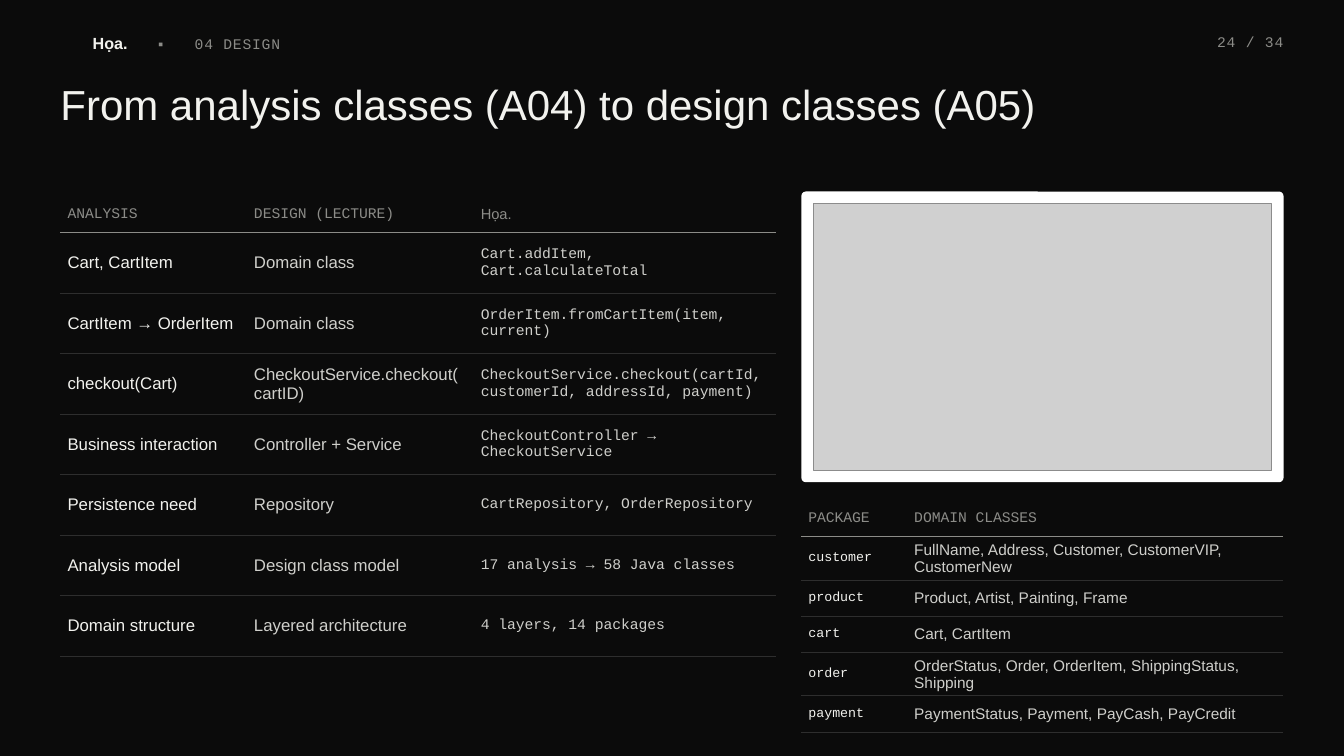
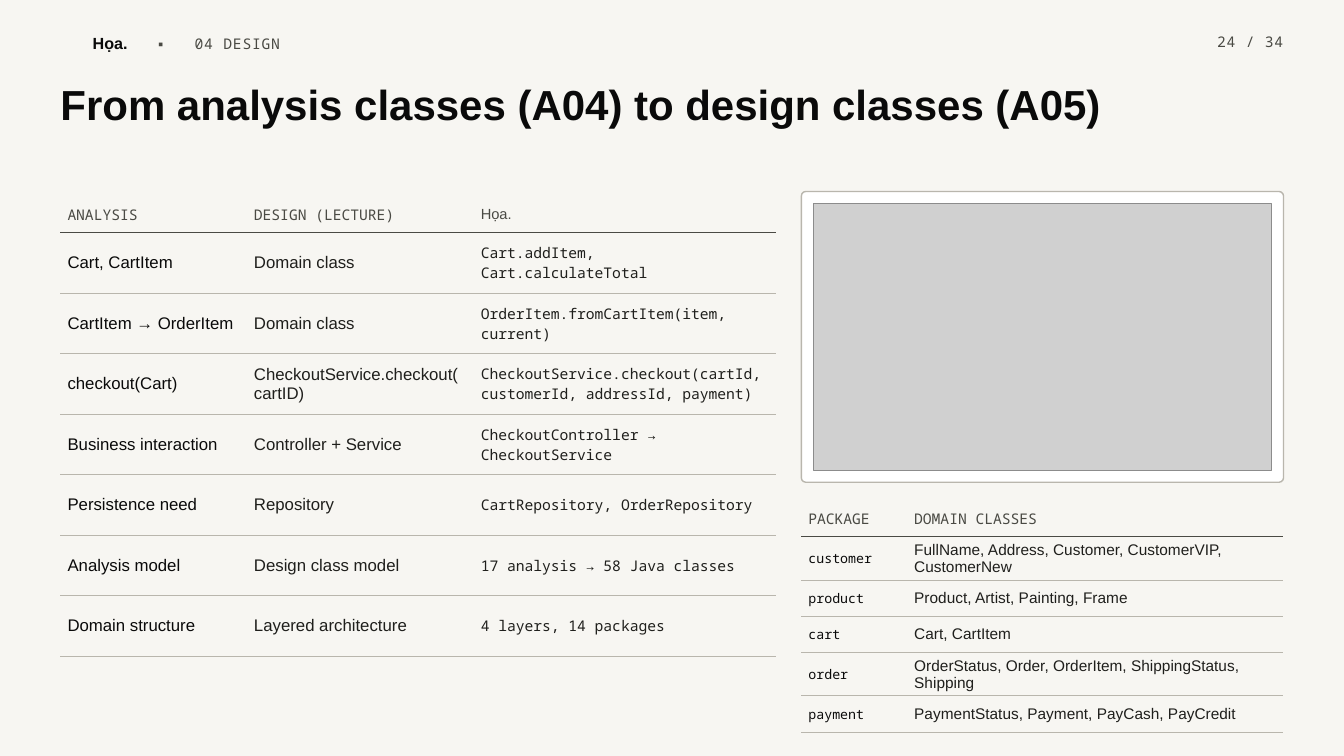
Before and after one commit to scalliontor/Hoa, a slide deck: slide 24 of slides/thuyettrinh_Hoa.pptx. Drawn at 1344x756 pixels with LibreOffice and Linux fonts; fonts in the diff are those of the drawing; grey boxes stand for pictures; background and template pictures are left out. Boxes give left, top, right and bottom in pixels: in the first picture for what was removed or moved away, otherwise in the second. Text is boxed around its words. In the diff, an @@ line names an element or a change of style, - is before the commit and + after.

```diff
--- a/slides/thuyettrinh_Hoa.pptx
+++ b/slides/thuyettrinh_Hoa.pptx
@@ background #0B0B0B to #F7F6F2 @@
@@ text "Họa. ▪ 04 DESIGN" at [93, 38, 280, 52]: font Courier New to Noto Sans Mono, text colour #8C8C88 to #4A4A44 in "▪ 04 DESIGN"; text colour #F2F2EE to #0A0A0A in "Họa." @@
@@ text "24 / 34" at [1217, 36, 1283, 47]: font Courier New to Noto Sans Mono, text colour #8C8C88 to #4A4A44 @@
@@ text "From analysis classes (A04) to ..." at [60, 89, 1100, 129]: text colour #F2F2EE to #0A0A0A, bold on @@
@@ table at [60, 197, 776, 656] @@
@@ font Courier New to Noto Sans Mono in "ANALYSIS", "DESIGN (LECTURE)", "Cart.addItem, Cart.calculateTotal", "OrderItem.fromCartItem(item, current)" and 5 more places @@
@@ text colour #8C8C88 to #4A4A44 in "ANALYSIS", "DESIGN (LECTURE)", "Họa." @@
@@ text colour #F2F2EE to #0A0A0A in "Cart, CartItem", "CartItem → OrderItem", "checkout(Cart)", "Business interaction" and 3 more places @@
@@ text colour #CFCFCB to #1F1F1C in "Domain class", "Cart.addItem, Cart.calculateTotal", "Domain class", "OrderItem.fromCartItem(item, current)" and 10 more places @@
@@ borders changed @@
@@ rounded rectangle at [802, 192, 1284, 482]: outline none to #B9B6AD 1 pt @@
@@ table at [802, 500, 1284, 727] @@
@@ font Courier New to Noto Sans Mono in "PACKAGE", "DOMAIN CLASSES", "customer", "product" and 3 more places @@
@@ text colour #8C8C88 to #4A4A44 in "PACKAGE", "DOMAIN CLASSES" @@
@@ text colour #F2F2EE to #0A0A0A in "customer", "product", "cart", "order" and 1 more places @@
@@ text colour #CFCFCB to #1F1F1C in "FullName, Address, Customer, CustomerVIP, CustomerNew", "Product, Artist, Painting, Frame", "Cart, CartItem", "OrderStatus, Order, OrderItem, ShippingStatus, Shipping" and 1 more places @@
@@ borders changed @@
```
Also in this commit, not shown: 33 other slides changed, 4 other files.
